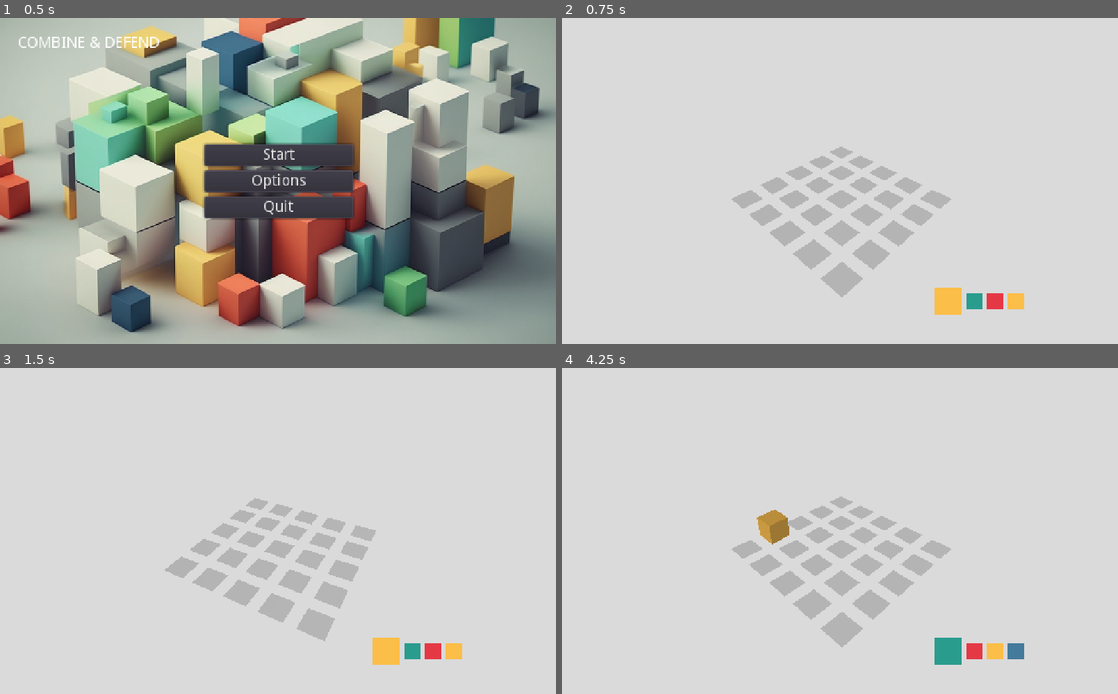
Above: before the commit, frames 1-4 (two rows, left to right).
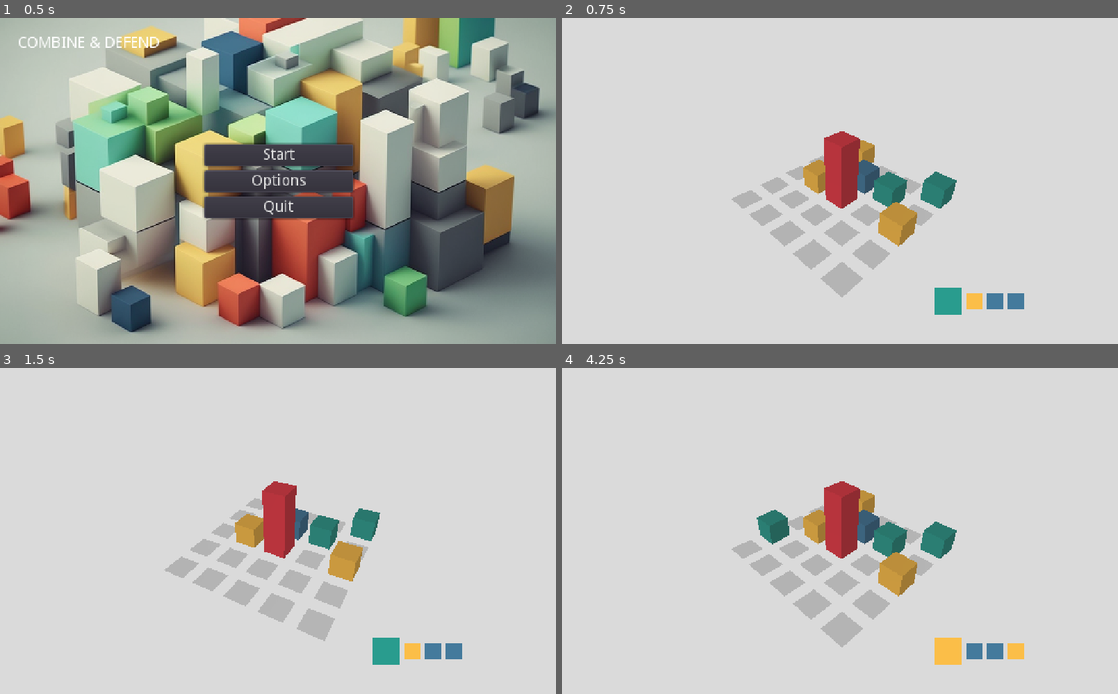
Above: after the commit, the same moments.

Repository: Cam1lo/CombineDefend
Game: Godot game, scene res://ui/Menu.tscn
Two runs of this game, one before a commit and one after it. Both use one fixed random seed, a clock stepped at 60 frames per second and the inputs below.
Inputs (mouse positions are in pixels of both pictures, inside the frame that each line leads up to):
- Up to frame 1 (0.5 s): no input
- Up to frame 2 (0.75 s): click "Start" at 0.5 s
- Up to frame 3 (1.5 s): tap Enter at 1.25 s; move the mouse to (400, 514) at 1.27 s; tap Q (rotate_camera_left) at 1.35 s; click (400, 514) at 1.42 s
- Up to frame 4 (4.25 s): move the mouse to (728, 547) at 2.02 s; tap E (rotate_camera_right) at 2.1, 3.6 s; click (728, 547) at 2.17 s; move the mouse to (895, 459) at 2.77 s; tap Q (rotate_camera_left) at 2.85 s; click (895, 459) at 2.92 s; move the mouse to (812, 596) at 3.52 s; click (812, 596) at 3.67 s

Frame 1 is identical in both runs. In frame 2, 4.6% of the frame differs, in the area x 43-84%, y 34-92%; in frame 3, 4.0%; in frame 4, 5.0%, in the area x 35-84%, y 34-92%.

Commit message:
Initial Random units placed in grid

Diff:
--- a/main/Main.gd
+++ b/main/Main.gd
@@ -1,5 +1,7 @@
 extends CanvasLayer
 var UnitClass = load('res://models/Unit.gd')
+
+export var audio_enabled: bool = true
 
 var units = []
 var turns = 0
@@ -14,7 +16,18 @@
 	randomize()
 	init_grid()
 	generate_units(4)
+	set_initial_units(10)
 	$Inventory.inventory_update(units)
+
+func set_initial_units(amount):
+	audio_enabled = false
+	for i in range(0, amount):
+		var random_pos = Vector2(randi() % 5, randi() % 5)
+		grid[random_pos.x][random_pos.y] = get_selected_unit()
+		place_unit(random_pos, get_selected_unit())
+		check_grid()
+		inventory_pop_queue()
+	audio_enabled = true
 
 func _process(delta):
 	if !$BackgroundMusic.playing:
--- a/main/ground/Ground.gd
+++ b/main/ground/Ground.gd
@@ -16,18 +16,25 @@
 func unit_placed(pos):
 	emit_signal("unit_placed", pos)
 
+func get_audio_enabled():
+	var main = get_node('/root/Main')
+	return main.audio_enabled
 
 func grow_new_tile(pos, unit):
+	var audio = get_audio_enabled()
 	for tile in tiles:
 		if (tile.pos == pos):
 			tile.grow_new_box(unit)
-			$UnitPlacedAudio.play()
+			if audio:
+				$UnitPlacedAudio.play()
 
 func grow_tile(pos, height):
+	var audio = get_audio_enabled()
 	for tile in tiles:
 		if (tile.pos == pos):
 			tile.grow_box(height)
-			$UnitGrownAudio.play()
+			if audio:
+				$UnitGrownAudio.play()
 
 func remove_from_tile(pos):
 	for tile in tiles:
